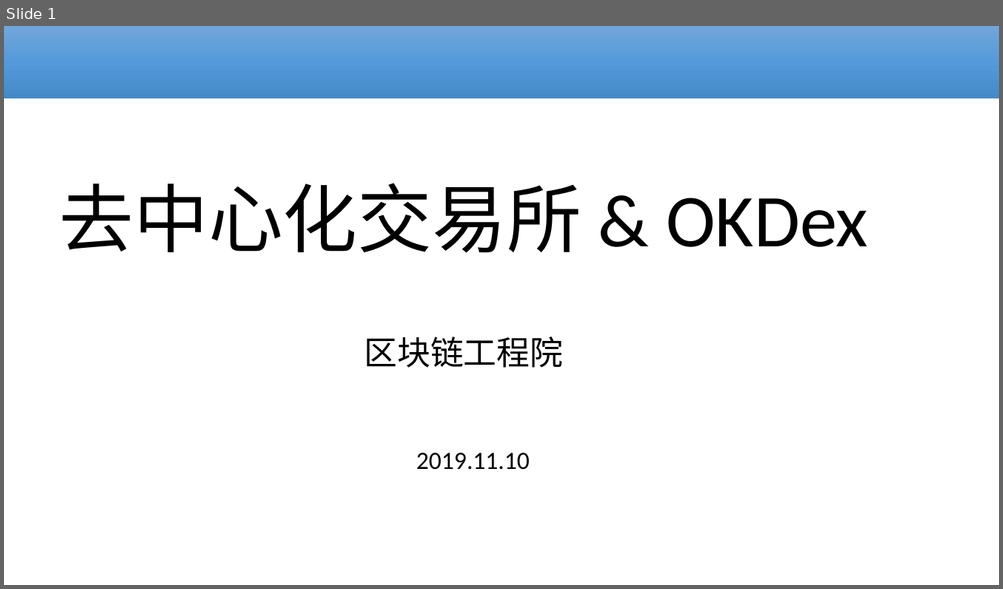
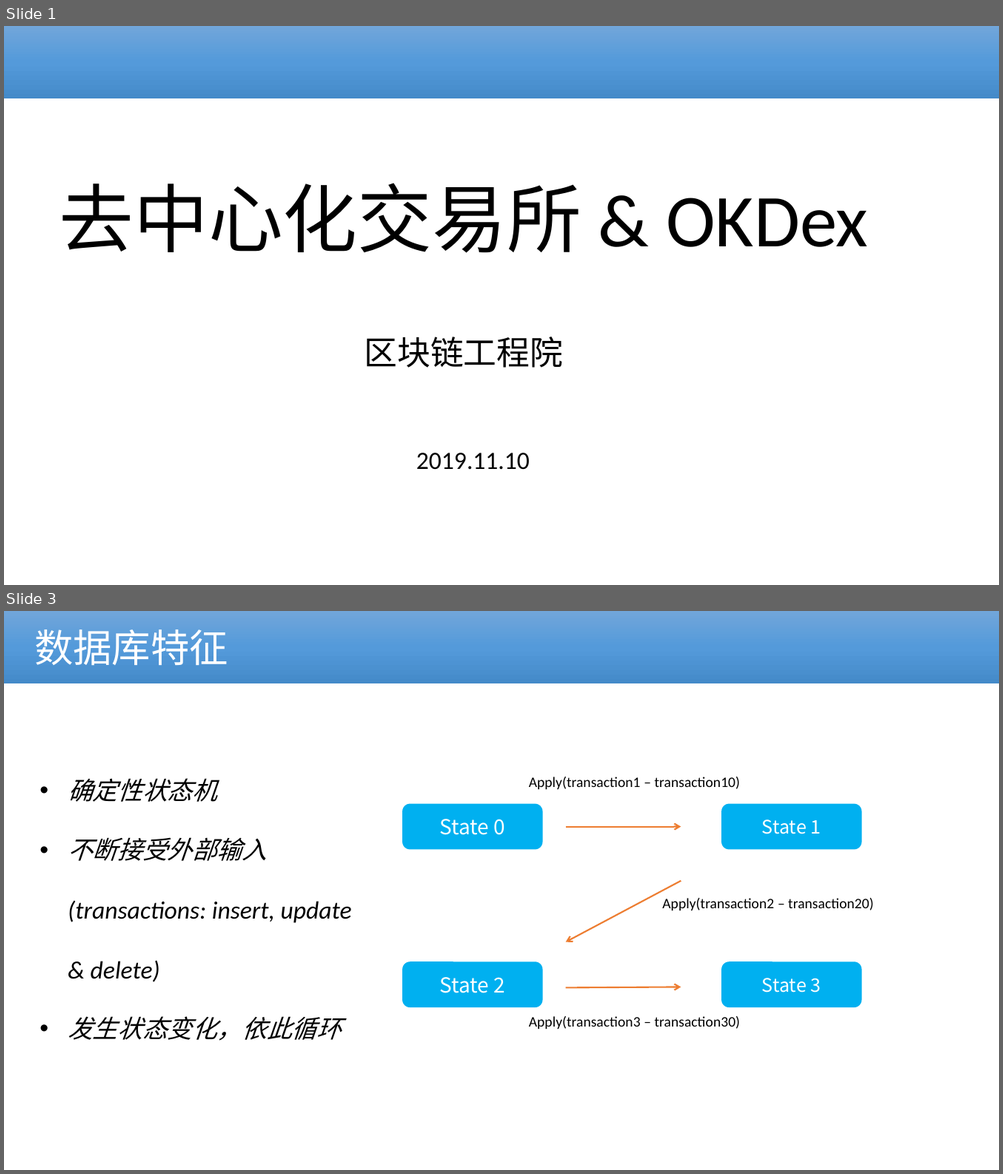
Before and after one commit to cmdpos/gaia, a slide deck: ppt/blockchain-dex.pptx. Shown one above the other, each under a label of ours: slide 1 before the commit, slides 1 and 3 after it; the slides between them are not shown. The pictures are 1003x589 and 1003x1174 pixels, drawn with LibreOffice and Linux fonts; fonts in the diff are those of the drawing; background and template pictures are left out. Boxes give left, top, right and bottom in pixels: in the first picture for what was removed or moved away, otherwise in the second. Text is boxed around its words. In the diff, an @@ line names an element or a change of style, - is before the commit and + after.

```diff
--- a/ppt/blockchain-dex.pptx
+++ b/ppt/blockchain-dex.pptx
@@ slide 3 added at (4,611,999,1170), background #FFFFFF @@
@@ rectangle added at (4,611,999,684), fill gradient #71A6DB to #559BDB to #448ACA, 37.4 pt, text #FFFFFF @@
+数据库特征
@@ text added at (68,778,352,1041), 24 pt, text #000000, italic @@
+• 确定性状态机
+• 不断接受外部输入(transactions: insert, update & delete)
+• 发生状态变化，依此循环
@@ text added at (529,777,740,789), 14 pt, text #000000 @@
+Apply(transaction1 – transaction10)
@@ rounded rectangle added at (402,804,543,850), fill #00B0F0, 20 pt, text #FFFFFF @@
+State 0
@@ rounded rectangle added at (721,804,861,850), fill #00B0F0, 18 pt, text #FFFFFF @@
+State 1
@@ arrow added from (566, 826) to (680, 826), #ED7D31 1.5 pt @@
@@ arrow added from (680, 881) to (566, 943), #ED7D31 1.5 pt @@
@@ text added at (662,898,873,911), 14 pt, text #000000 @@
+Apply(transaction2 – transaction20)
@@ rounded rectangle added at (402,963,543,1008), fill #00B0F0, 20 pt, text #FFFFFF @@
+State 2
@@ rounded rectangle added at (721,963,861,1008), fill #00B0F0, 18 pt, text #FFFFFF @@
+State 3
@@ arrow added from (566, 988) to (680, 987), #ED7D31 1.5 pt @@
@@ text added at (529,1017,740,1029), 14 pt, text #000000 @@
+Apply(transaction3 – transaction30)
```
Also in this commit, not shown: 1 slide changed, 4 other slides added, 1 slide removed.
